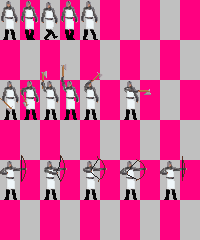
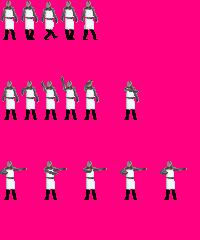
Layer changes from the first w=200, h=240 image to the second:
hid "bow", painted on it over [21, 155, 185, 182]
hid "axe" over [0, 64, 151, 112]
painted on "bow arms" over [21, 156, 138, 181]
hid "offset bg" over [0, 0, 200, 240]
